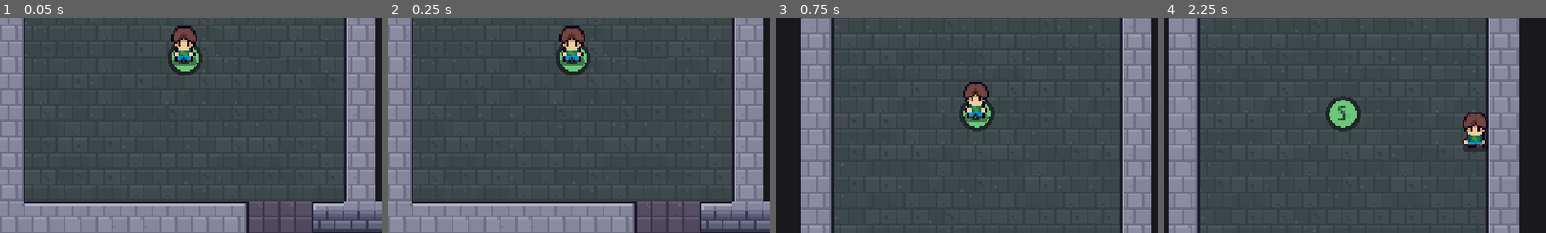
Above: before the commit, frames 1-4 (left to right).
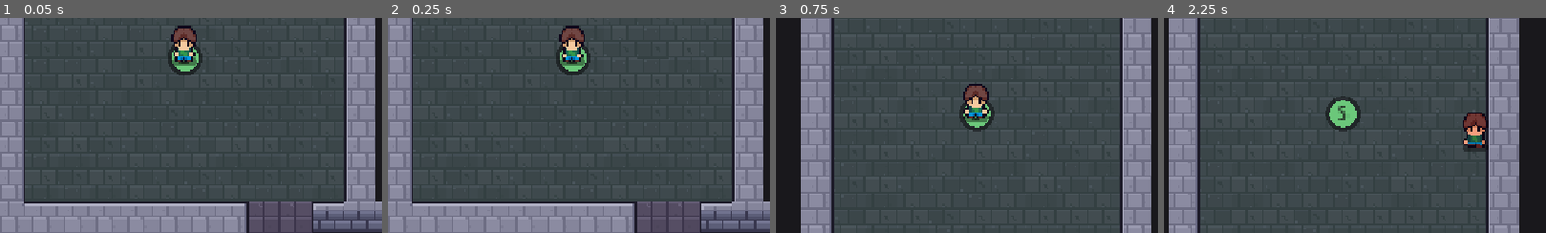
Above: after the commit, the same moments.

Repository: NyxOfNull/AdaptiveProcedural2DShooter
Game: Godot game, scene res://Scenes/dungeon_generator.tscn
Same seed, same stepped clock (60 frames per second), same inputs: the game is played once before the commit and once after it.
Inputs (mouse positions are % of the whole screen's width and height, from its top left):
- Up to frame 1 (0.05 s): no input
- Up to frame 2 (0.25 s): no input
- Up to frame 3 (0.75 s): click "Regenerate Dungeon (R)" at 0.5 s
- Up to frame 4 (2.25 s): tap Enter at 1.25 s; move the mouse to (72, 45) at 1.27 s; hold D (move_right) 1.28-2.03 s; tap Space (dash) at 1.35 s; click (72, 45) at 1.42 s; tap K at 1.55, 2.1 s; move the mouse to (30, 55) at 2.02 s; hold S (move_down) from 2.03 s (still down)
The pictures show only the part of the screen within x 9-59%, y 41-91%; the shares and areas given below are measured in that part.

Frame 1 is identical in both runs. In frame 2, less than 0.1% of the frame differs, in the area x 45-52%, y 16-19%; in frame 3, 0.5%, in the area x 49-56%, y 29-46%; in frame 4, 0.2%.

Commit message:
added health and damage componenets

Diff:
--- /dev/null
+++ b/components/health.gd
@@ -0,0 +1,68 @@
+class_name Health
+extends Node
+## AP2DS - Reusable health component. Add it as a child of anything that can be hurt
+## (player, enemies, breakable props). Other nodes react through its signals.
+
+signal health_changed(current: float, maximum: float)
+signal damaged(amount: float, source: Node)
+signal healed(amount: float)
+signal died
+
+@export var max_health: float = 100.0
+## After a hit, ignore further damage for this many seconds (0 = off).
+@export var invulnerability_time: float = 0.5
+
+var current: float = 0.0
+var is_dead: bool = false
+var _invuln_left: float = 0.0
+
+
+func _ready() -> void:
+	current = max_health
+
+
+func _process(delta: float) -> void:
+	if _invuln_left > 0.0:
+		_invuln_left -= delta
+
+
+func is_invulnerable() -> bool:
+	return _invuln_left > 0.0
+
+
+## Ignore all damage for a while (the dash uses this).
+func set_invulnerable(seconds: float) -> void:
+	_invuln_left = maxf(_invuln_left, seconds)
+
+
+## Returns true if the hit actually landed.
+func take_damage(amount: float, source: Node = null) -> bool:
+	if is_dead or amount <= 0.0 or is_invulnerable():
+		return false
+	current = maxf(0.0, current - amount)
+	damaged.emit(amount, source)
+	health_changed.emit(current, max_health)
+	if current <= 0.0:
+		is_dead = true
+		died.emit()
+	else:
+		_invuln_left = invulnerability_time
+	return true
+
+
+func heal(amount: float) -> void:
+	if is_dead or amount <= 0.0:
+		return
+	var before := current
+	current = minf(max_health, current + amount)
+	if current > before:
+		healed.emit(current - before)
+		health_changed.emit(current, max_health)
+
+
+## Full health again (used when respawning).
+func reset() -> void:
+	current = max_health
+	is_dead = false
+	_invuln_left = 0.0
+	health_changed.emit(current, max_health)
--- a/player/player.gd
+++ b/player/player.gd
@@ -25,6 +25,9 @@
 @export var body_radius: float = 5.0
 
 @onready var sprite: AnimatedSprite2D = $Sprite
+
+@onready var health: Health = $Health
+var dead := false
 
 var dungeon: Node
 var has_dungeon := false
@@ -55,8 +58,15 @@
 		if dungeon.get_start_room_id() >= 0:
 			spawn_at_start()
 
-
-const REQUIRED_ANIMATIONS := ["idle_down", "idle_side", "idle_up", "walk_down", "walk_side", "walk_up"]
+	if health == null:
+		push_error("[Player] Add a child node named Health with health.gd attached.")
+	else:
+		health.damaged.connect(_on_damaged)
+		health.died.connect(_on_died)
+		health.health_changed.connect(_on_health_changed)
+
+
+const REQUIRED_ANIMATIONS := ["idle_down", "idle_side", "idle_up", "walk_down", "walk_side", "walk_up", "death"]
 
 func _check_animations() -> void:
 	if sprite.sprite_frames == null:
@@ -83,12 +93,18 @@
 	_dash_left = 0.0
 	_dash_cd = 0.0
 	facing = Facing.DOWN
+	dead = false
+	if health != null:
+		health.reset()
 	current_room_id = -2          # forces room_changed to fire for the first room
 	_update_current_room()
 
 
 func _physics_process(delta: float) -> void:
 	# Don't move while typing in the seed box.
+	if dead:
+		velocity = Vector2.ZERO
+		return
 	var typing := get_viewport().gui_get_focus_owner() != null
 	var dir := Vector2.ZERO
 	if not typing:
@@ -107,6 +123,8 @@
 	else:
 		if not typing and Input.is_action_just_pressed("dash") and _dash_cd <= 0.0 and dir != Vector2.ZERO:
 			_dash_vec = dir.normalized()
+			if health != null:
+				health.set_invulnerable(dash_time + 0.05)
 			_dash_left = dash_time
 			_dash_cd = dash_cooldown
 			velocity = _dash_vec * dash_speed
@@ -207,3 +225,33 @@
 		var event := InputEventKey.new()
 		event.physical_keycode = key
 		InputMap.action_add_event(action, event)
+
+
+# ---------------------------------------------------------------- health reactions
+
+func _on_damaged(_amount: float, _source: Node) -> void:
+	# Flash red, then fade back to normal.
+	sprite.modulate = Color(1.0, 0.35, 0.35)
+	create_tween().tween_property(sprite, "modulate", Color.WHITE, 0.2)
+
+
+func _on_died() -> void:
+	dead = true
+	sprite.flip_h = false
+	if sprite.sprite_frames != null and sprite.sprite_frames.has_animation("death"):
+		sprite.play("death")
+
+
+func _on_health_changed(current: float, maximum: float) -> void:
+	print("[Player] HP %d / %d" % [int(current), int(maximum)])
+
+
+# TEMPORARY debug keys for testing: K = take 10 damage, J = heal 10. Remove later.
+func _unhandled_input(event: InputEvent) -> void:
+	var key := event as InputEventKey
+	if key == null or not key.pressed or key.echo or health == null:
+		return
+	if key.keycode == KEY_K:
+		health.take_damage(10.0, self)
+	elif key.keycode == KEY_J:
+		health.heal(10.0)
--- a/player/player.tscn
+++ b/player/player.tscn
@@ -3,6 +3,23 @@
 [ext_resource type="Script" uid="uid://dolakeupuk630" path="res://player/player.gd" id="1_oul6g"]
 [ext_resource type="Texture2D" uid="uid://cvdh13sdp66rg" path="res://player/Player.png" id="2_g1dw6"]
 [ext_resource type="Script" uid="uid://bgtavmgrexqlw" path="res://Scripts/camera.gd" id="2_rkbax"]
+[ext_resource type="Script" uid="uid://cy1mhiivmsr46" path="res://components/health.gd" id="4_yw30f"]
+
+[sub_resource type="AtlasTexture" id="AtlasTexture_55jnj"]
+atlas = ExtResource("2_g1dw6")
+region = Rect2(0, 288, 32, 32)
+
+[sub_resource type="AtlasTexture" id="AtlasTexture_dx5ib"]
+atlas = ExtResource("2_g1dw6")
+region = Rect2(32, 288, 32, 32)
+
+[sub_resource type="AtlasTexture" id="AtlasTexture_a2xo5"]
+atlas = ExtResource("2_g1dw6")
+region = Rect2(64, 288, 32, 32)
+
+[sub_resource type="AtlasTexture" id="AtlasTexture_art4l"]
+atlas = ExtResource("2_g1dw6")
+region = Rect2(96, 288, 32, 32)
 
 [sub_resource type="AtlasTexture" id="AtlasTexture_g1dw6"]
 atlas = ExtResource("2_g1dw6")
@@ -150,6 +167,23 @@
 
 [sub_resource type="SpriteFrames" id="SpriteFrames_g1dw6"]
 animations = [{
+"frames": [{
+"duration": 1.0,
+"texture": SubResource("AtlasTexture_55jnj")
+}, {
+"duration": 1.0,
+"texture": SubResource("AtlasTexture_dx5ib")
+}, {
+"duration": 1.0,
+"texture": SubResource("AtlasTexture_a2xo5")
+}, {
+"duration": 1.0,
+"texture": SubResource("AtlasTexture_art4l")
+}],
+"loop": 0,
+"name": &"death",
+"speed": 6.0
+}, {
 "frames": [{
 "duration": 1.0,
 "texture": SubResource("AtlasTexture_g1dw6")
@@ -299,12 +333,13 @@
 [node name="Sprite" type="AnimatedSprite2D" parent="." unique_id=1723692634]
 position = Vector2(0, -5)
 sprite_frames = SubResource("SpriteFrames_g1dw6")
-animation = &"idle_down"
-frame = 5
-frame_progress = 0.75627863
+animation = &"death"
 
 [node name="CollisionShape2D" type="CollisionShape2D" parent="." unique_id=224697544]
 shape = SubResource("CircleShape2D_rkbax")
 
 [node name="Camera2D" type="Camera2D" parent="." unique_id=690701632]
 script = ExtResource("2_rkbax")
+
+[node name="Health" type="Node2D" parent="." unique_id=1032500103]
+script = ExtResource("4_yw30f")
Not shown, added: components/health.gd.uid
